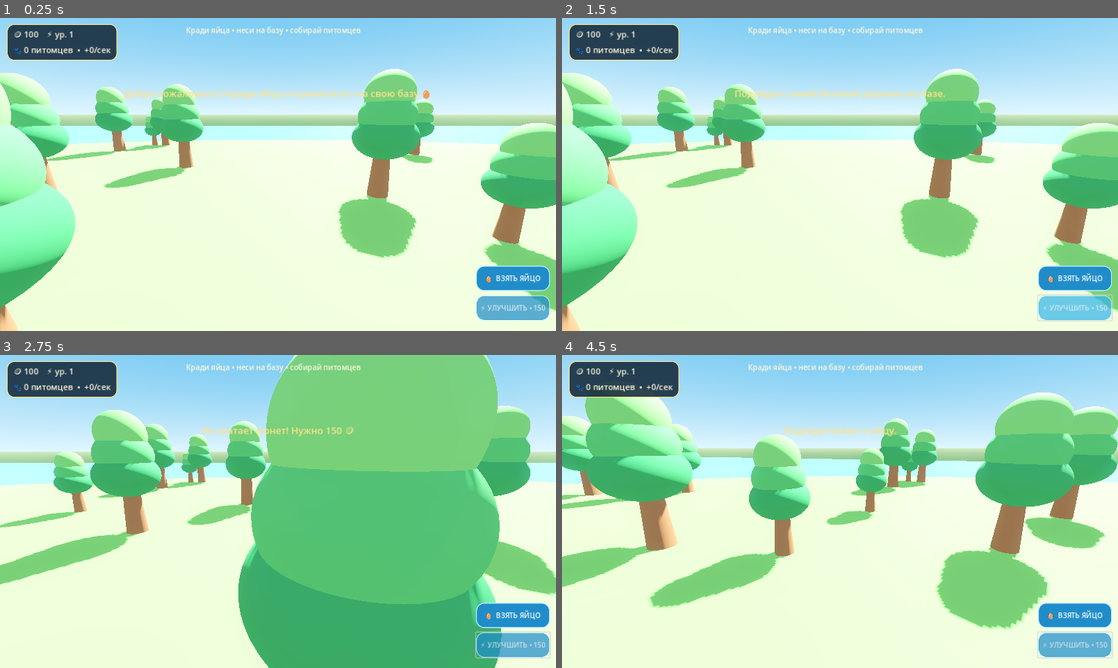
Above: before the commit, frames 1-4 (two rows, left to right).
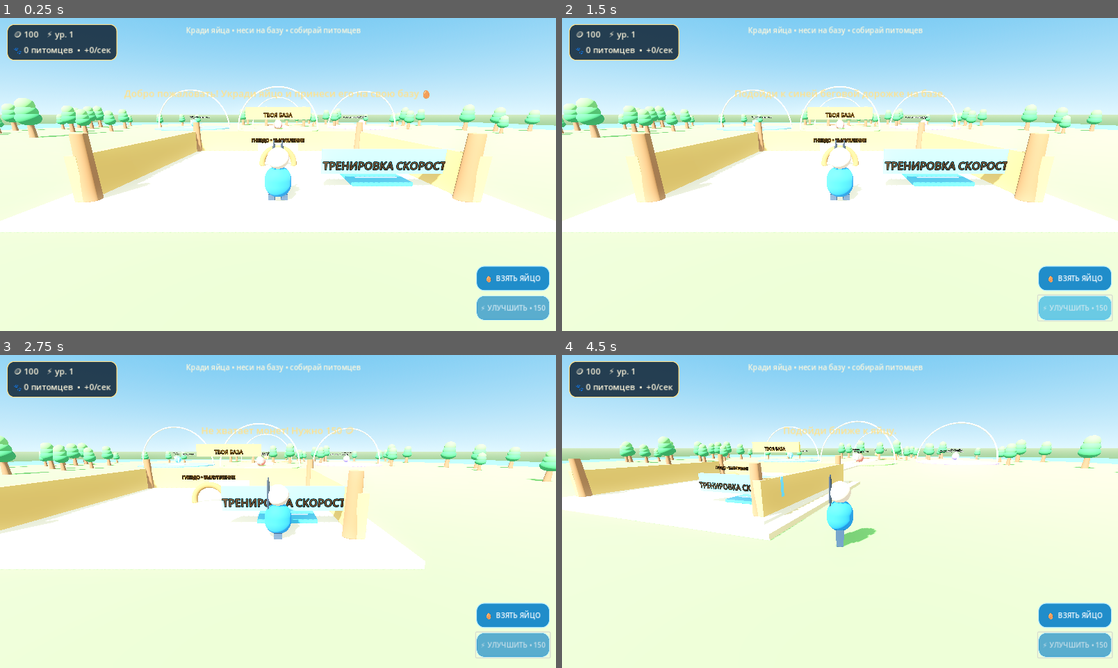
Above: after the commit, the same moments.

Repository: slavaedar12-design/posledniy-rubezh-survival
Game: Godot game, scene res://scenes/Main.tscn
The game is run twice, just before and just after one commit, with the same random seed, the same clock (stepped at 60 frames per second) and the same inputs.
Inputs (mouse positions are in pixels of both pictures, inside the frame that each line leads up to):
- Up to frame 1 (0.25 s): no input
- Up to frame 2 (1.5 s): click "🥚 ВЗЯТЬ ЯЙЦО" at 0.5 s; click "⚡ УЛУЧШИТЬ • 150" at 1.25 s
- Up to frame 3 (2.75 s): tap Enter at 2 s; move the mouse to (400, 495) at 2.02 s; hold D (move_right) from 2.03 s (still down); tap E at 2.1 s; click (400, 495) at 2.17 s; tap Space at 2.27 s
- Up to frame 4 (4.5 s): release D (move_right) at 2.75 s; drag from (728, 527) to (812, 574) at 2.77 s; move the mouse to (895, 442) at 3.52 s; hold D (move_right) 3.53-4.25 s; tap E at 3.6 s; drag from (812, 574) to (673, 464) at 4.27 s

The runs differ from the first frame. In frame 1, 41% of the frame differs, in the area x 0-100%, y 16-100%; in frame 2, 41%; in frame 3, 65%, in the area x 0-100%, y 0-100%; in frame 4, 36%.

Commit message:
Fix third person camera orientation

Diff:
--- a/scripts/player/player.gd
+++ b/scripts/player/player.gd
@@ -54,7 +54,7 @@
 
     camera = Camera3D.new()
     camera.position = Vector3(0, 3.0, 6.8)
-    camera.rotation_degrees = Vector3(-15, 180, 0)
+    camera.rotation_degrees = Vector3(-15, 0, 0)
     camera.current = true
     camera.fov = 70
     add_child(camera)
